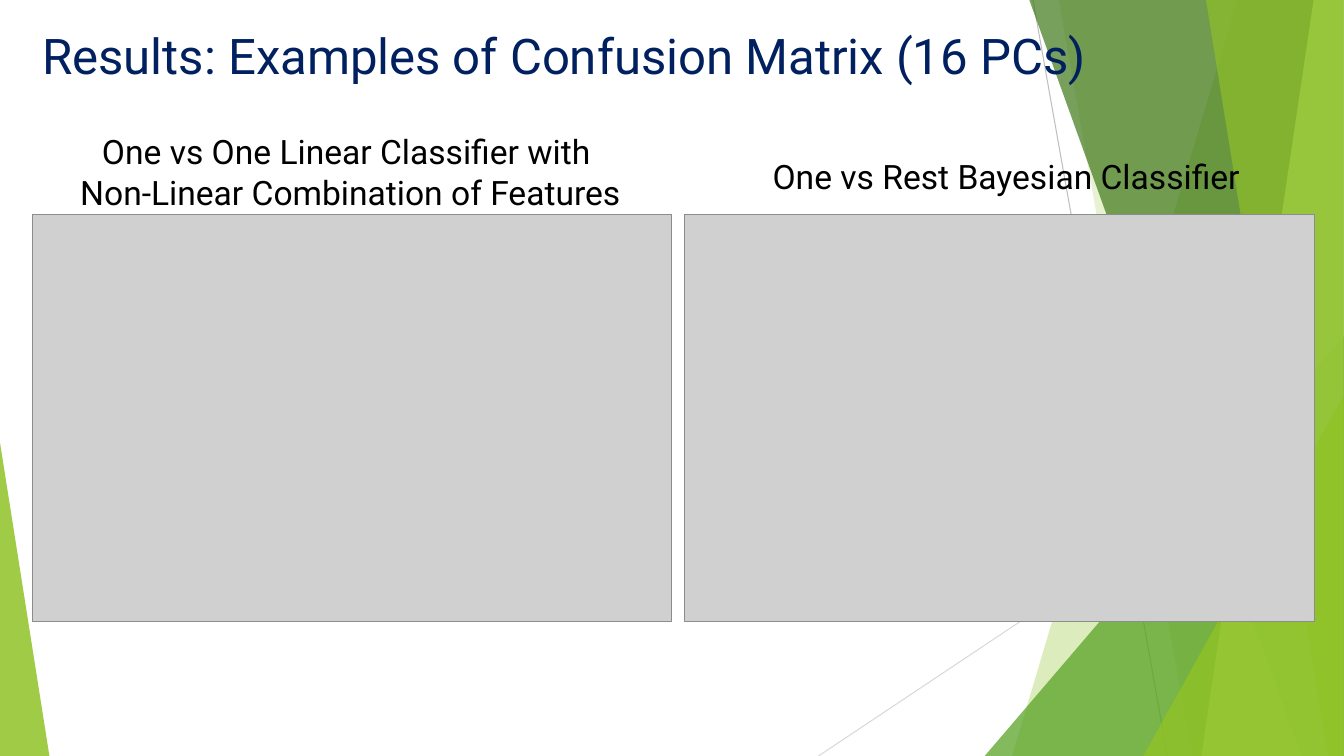
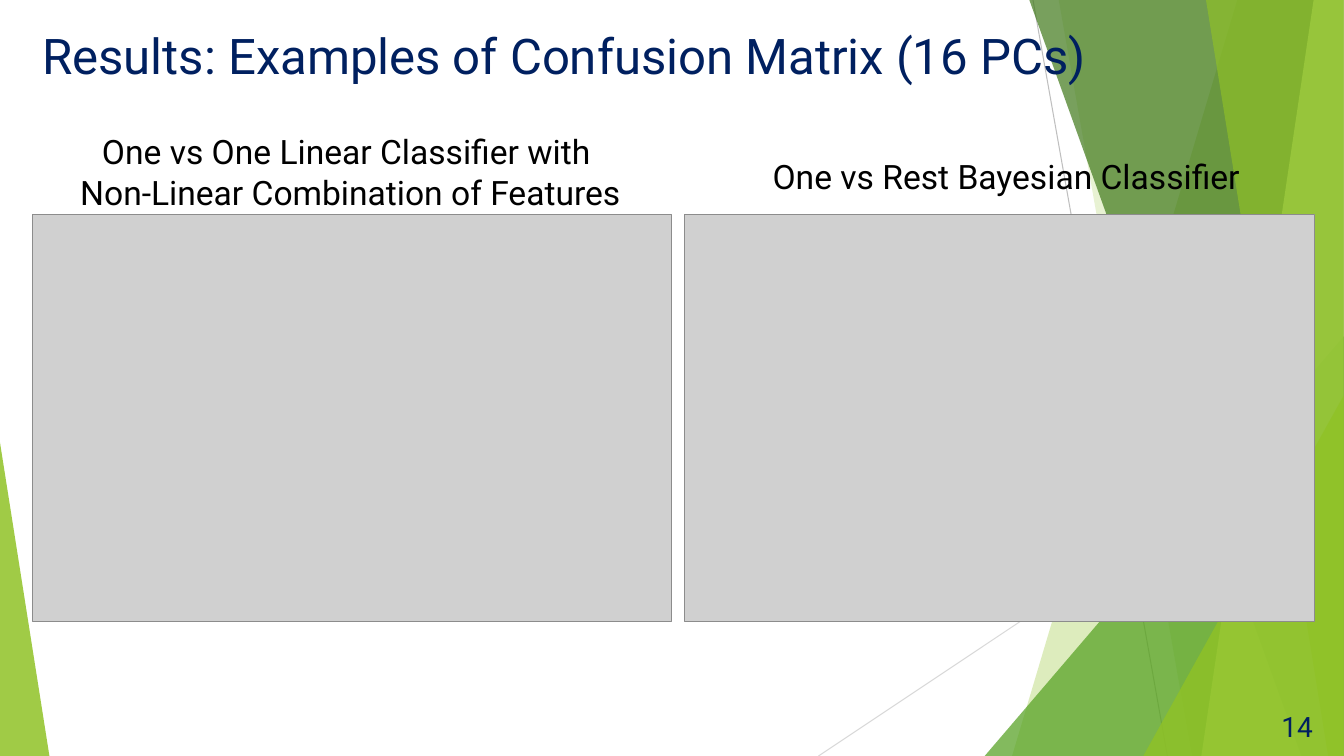
Before and after one commit to teambengio/finalproject, a slide deck: slide 14 of FinalReport_Team_Bengio.pptx (slide 13 before the commit). Drawn at 1344x756 pixels with LibreOffice and Linux fonts; fonts in the diff are those of the drawing; grey boxes stand for pictures. Boxes give left, top, right and bottom in pixels: in the first picture for what was removed or moved away, otherwise in the second. Text is boxed around its words. In the diff, an @@ line names an element or a change of style, - is before the commit and + after.

```diff
--- a/FinalReport_Team_Bengio.pptx
+++ b/FinalReport_Team_Bengio.pptx
@@ page number added at bbox=[1281, 717, 1312, 737], 20 pt, text #002060 @@
+14
```
Also in this commit, not shown: 13 other slides changed, 1 slide added, 4 other files.
